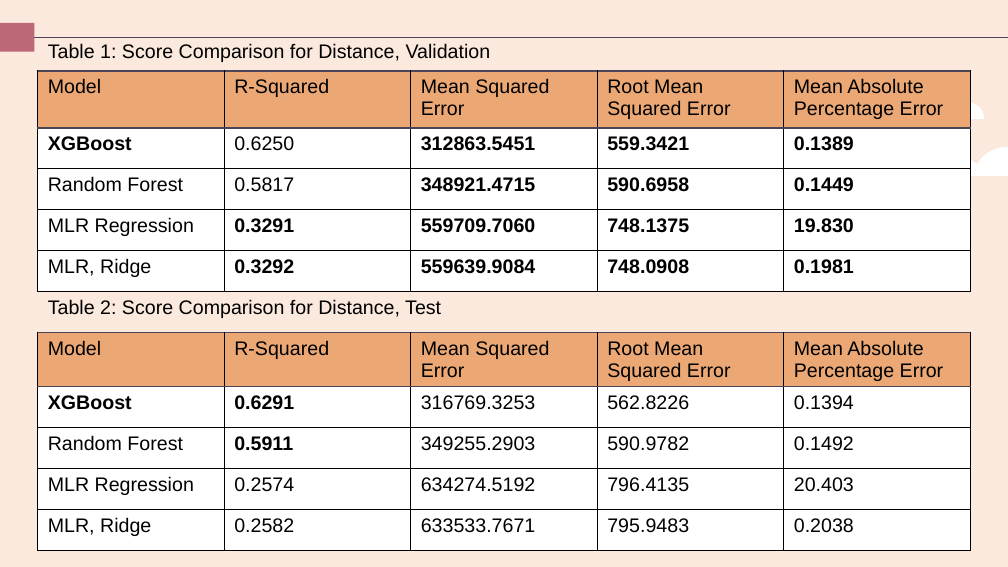
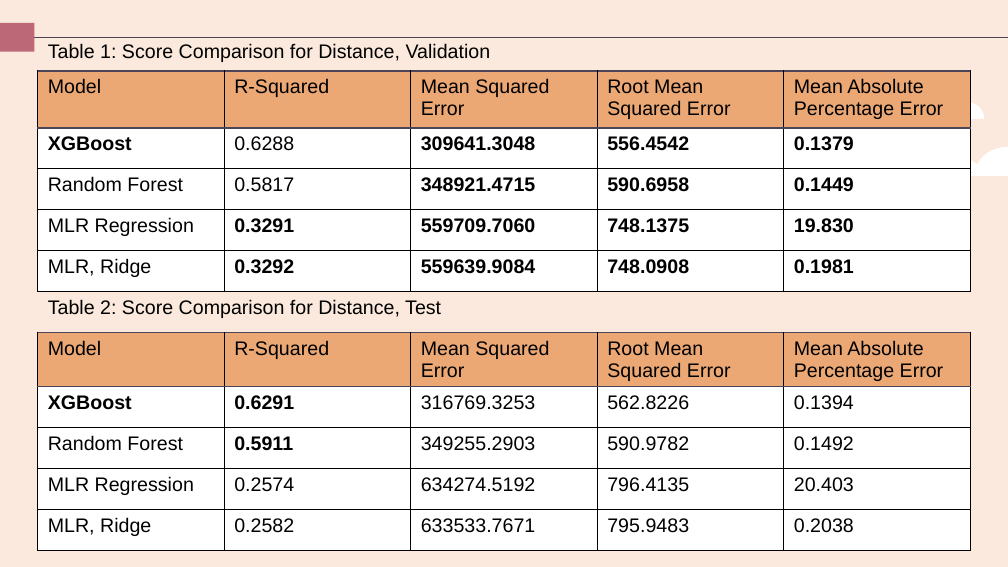
Before and after one commit to dimmediato/Haystacks_Capstone, a slide deck: slide 9 of Haystacks_Project.pptx. Drawn at 1008x567 pixels with LibreOffice and Linux fonts; fonts in the diff are those of the drawing. Boxes give left, top, right and bottom in pixels: in the first picture for what was removed or moved away, otherwise in the second. Text is boxed around its words. In the diff, an @@ line names an element or a change of style, - is before the commit and + after.

```diff
--- a/Haystacks_Project.pptx
+++ b/Haystacks_Project.pptx
@@ table at (x1=37, y1=14, x2=970, y2=292) @@
-row 3: XGBoost | 0.6250 | 312863.5451 | 559.3421 | 0.1389
+row 3: XGBoost | 0.6288 | 309641.3048 | 556.4542 | 0.1379
```
Also in this commit, not shown: 1 other slide changed, 6 other files.
